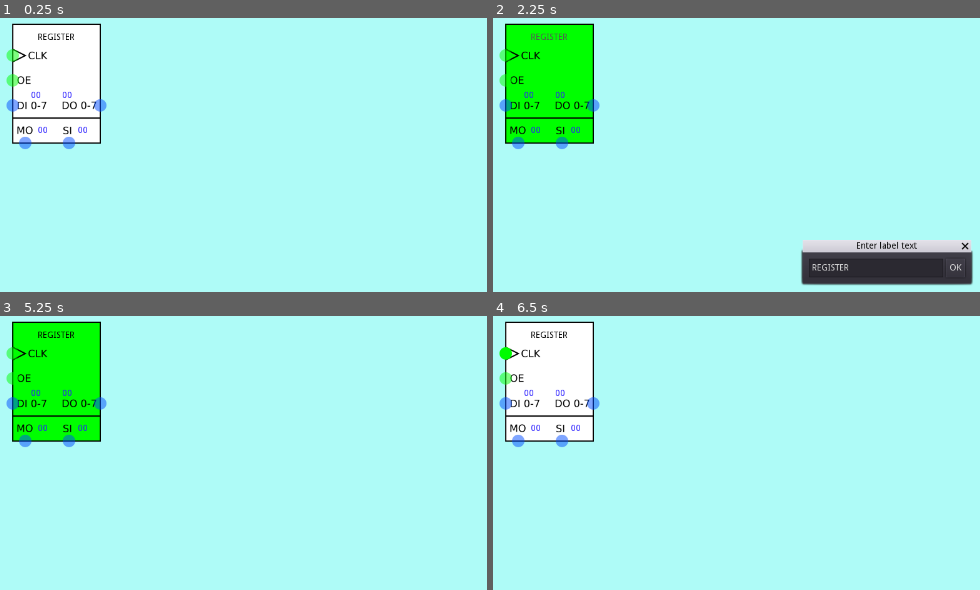
Above: before the commit, frames 1-4 (two rows, left to right).
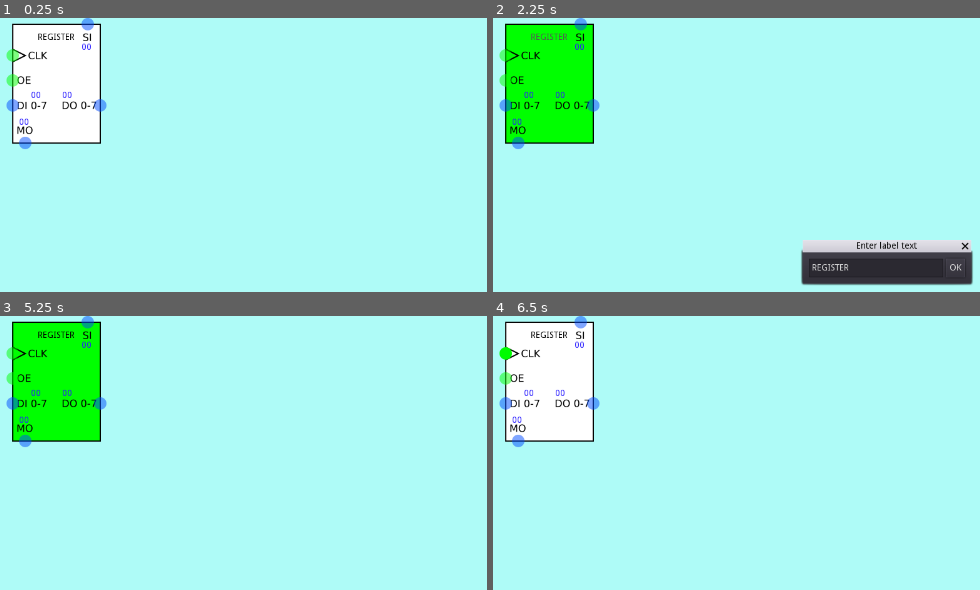
Above: after the commit, the same moments.

Repository: andrew-wilkes/digital-logic
Game: Godot game, scene res://parts/blocks/Register.tscn
The game is run twice, just before and just after one commit, with the same random seed, the same clock (stepped at 60 frames per second) and the same inputs. This scene is started directly instead of the project's main scene.
Inputs (mouse positions are in pixels of both pictures, inside the frame that each line leads up to):
- Up to frame 1 (0.25 s): no input
- Up to frame 2 (2.25 s): click "REGISTER" at 0.5 s; click "OK" at 1.25 s; click "REGISTER" at 2 s
- Up to frame 3 (5.25 s): click "OK" at 2.75 s; click "REGISTER" at 3.5 s; click "OK" at 4.25 s; tap Enter at 5 s; move the mouse to (58, 379) at 5.02 s; click (58, 379) at 5.17 s
- Up to frame 4 (6.5 s): tap Space at 5.75 s; move the mouse to (507, 354) at 5.77 s; click (507, 354) at 5.92 s

The runs differ from the first frame. In frame 1, 0.5% of the frame differs, in the area x 2-21%, y 0-48%; in frame 2, 0.5%; in frame 3, 0.5%; in frame 4, 0.5%.

Commit message:
Move SI input to top edge of register

Diff:
--- a/game/parts/blocks/Memory.gd
+++ b/game/parts/blocks/Memory.gd
@@ -9,7 +9,7 @@
 func _ready():
 	mem.resize(memory_size)
 	for a in memory_size:
-		mem[a] = false
+		mem[a] = 0
 	set_hex()
 
 
--- a/game/parts/blocks/Register.tscn
+++ b/game/parts/blocks/Register.tscn
@@ -6,7 +6,7 @@
 [ext_resource path="res://panels/EditableLabel.tscn" type="PackedScene" id=4]
 
 [sub_resource type="RectangleShape2D" id=1]
-extents = Vector2( 60, 90 )
+extents = Vector2( 60, 80 )
 
 [node name="Register" type="Node2D"]
 script = ExtResource( 2 )
@@ -20,6 +20,7 @@
 [node name="Area2D" type="Area2D" parent="."]
 
 [node name="CollisionShape2D" type="CollisionShape2D" parent="Area2D"]
+position = Vector2( 0, 10 )
 shape = SubResource( 1 )
 
 [node name="Inputs" type="Node2D" parent="."]
@@ -35,7 +36,7 @@
 is_bus = true
 
 [node name="SI" parent="Inputs" instance=ExtResource( 1 )]
-position = Vector2( 20, 100 )
+position = Vector2( 50, -90 )
 vert = true
 is_bus = true
 
@@ -63,10 +64,10 @@
 }
 
 [node name="V2" type="Label" parent="."]
-margin_left = -30.0
-margin_top = 73.0
-margin_right = -10.0
-margin_bottom = 87.0
+margin_left = -60.0
+margin_top = 60.0
+margin_right = -40.0
+margin_bottom = 74.0
 custom_colors/font_color = Color( 0.160784, 0.113725, 1, 1 )
 text = "00"
 valign = 1
@@ -87,10 +88,10 @@
 }
 
 [node name="V4" type="Label" parent="."]
-margin_left = 34.0
-margin_top = 73.0
-margin_right = 54.0
-margin_bottom = 87.0
+margin_left = 40.0
+margin_top = -60.0
+margin_right = 60.0
+margin_bottom = -46.0
 custom_colors/font_color = Color( 0.160784, 0.113725, 1, 1 )
 text = "00"
 valign = 1
Binary file changed: game/assets/blocks.png
Not shown, added: digital-logic
